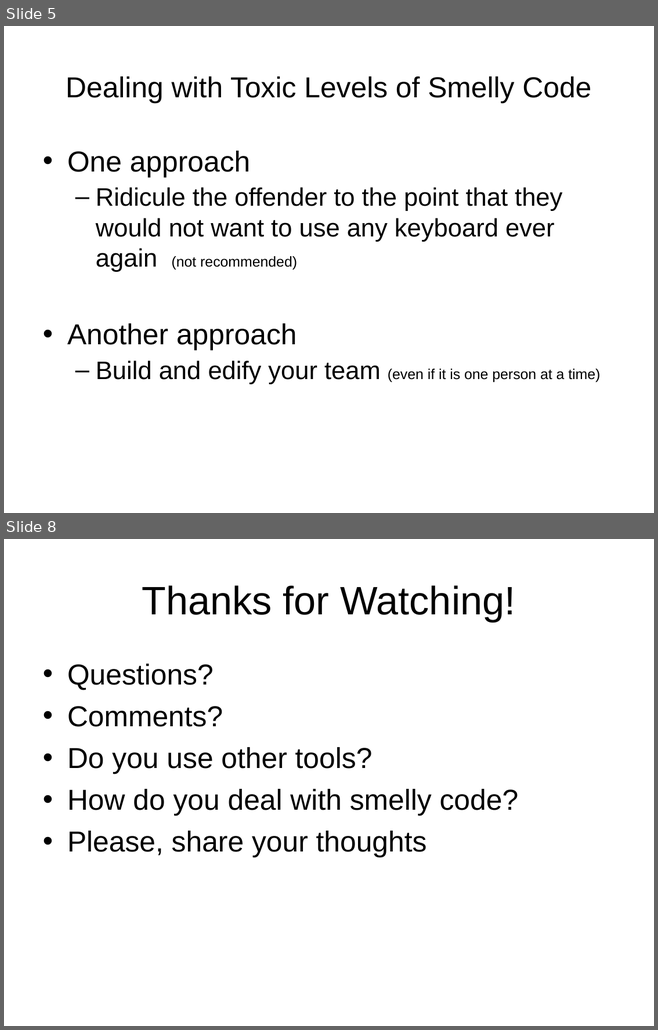
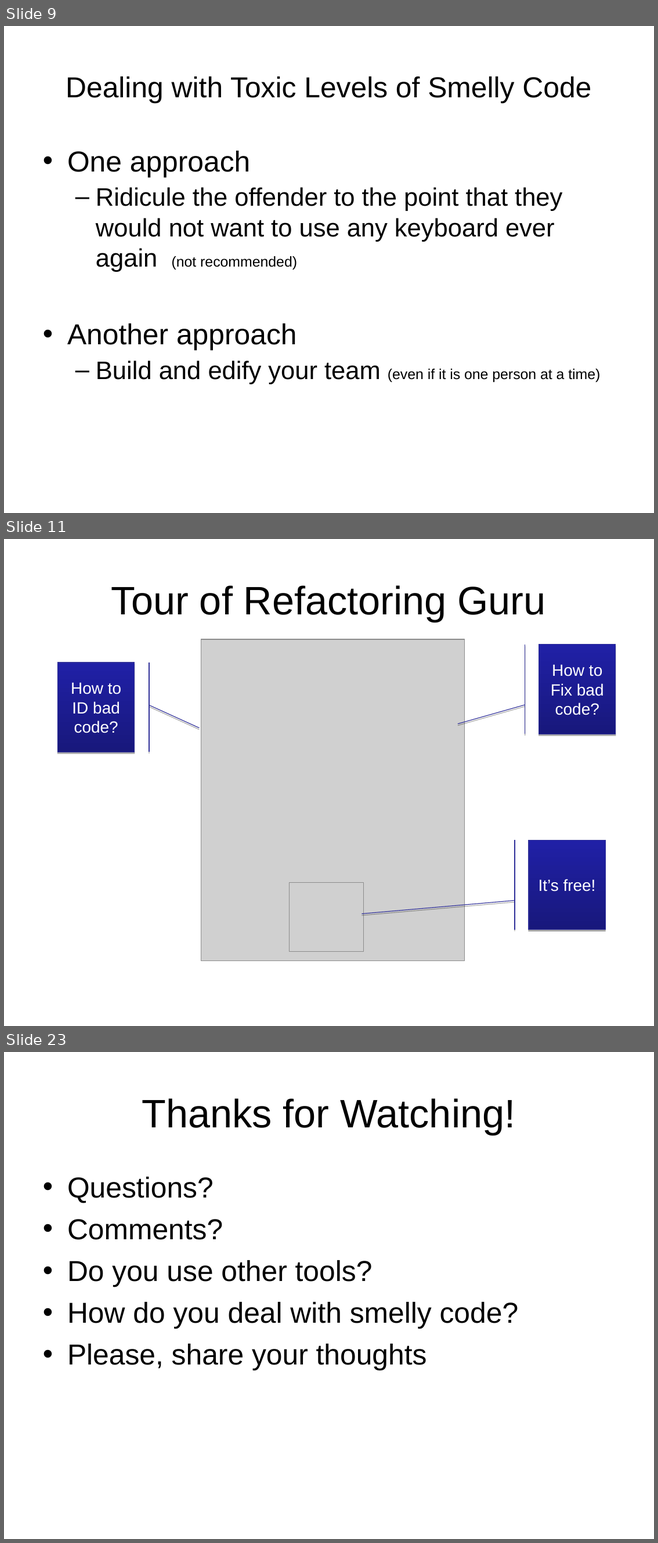
Before and after one commit to anibalvelarde/CodeSmells, a slide deck: DevelopingANoseForCodeSmells.ppt. Shown one above the other, each under a label of ours: slides 5 and 8 before the commit, slides 9, 11 and 23 after it; the slides between them are not shown. The pictures are 658x1030 and 658x1543 pixels, drawn with LibreOffice and Linux fonts; fonts in the diff are those of the drawing; grey boxes stand for pictures; background and template pictures are left out. Boxes give left, top, right and bottom in pixels: in the first picture for what was removed or moved away, otherwise in the second. Text is boxed around its words. In the diff, an @@ line names an element or a change of style, - is before the commit and + after.

```diff
--- a/DevelopingANoseForCodeSmells.ppt
+++ b/DevelopingANoseForCodeSmells.ppt
@@ slide 11 added at [4,539,654,1026], background picture (left out) @@
@@ title added at [111,585,546,622], 44 pt, text #000000 @@
+Tour of Refactoring Guru
@@ picture added at [201,640,464,961] @@
@@ freeform shape added at [539,644,615,734], fill gradient #18187C to #2020A6, outline #2F2F98 0.74 pt, 18 pt, text #FFFFFF @@
+How to Fix bad code?
@@ freeform shape added at [58,663,134,752], fill gradient #18187C to #2020A6, outline #2F2F98 0.74 pt, 18 pt, text #FFFFFF @@
+How to ID bad code?
@@ freeform shape added at [528,841,605,930], fill gradient #18187C to #2020A6, outline #2F2F98 0.74 pt, 18 pt, text #FFFFFF @@
+It’s free!
@@ picture added at [289,882,364,951] @@
@@ what was slide 5 is now slide 9 @@
@@ what was slide 8 is now slide 23 @@
```
Also in this commit, not shown: 4 slides changed, 14 other slides added, 7 other files.
